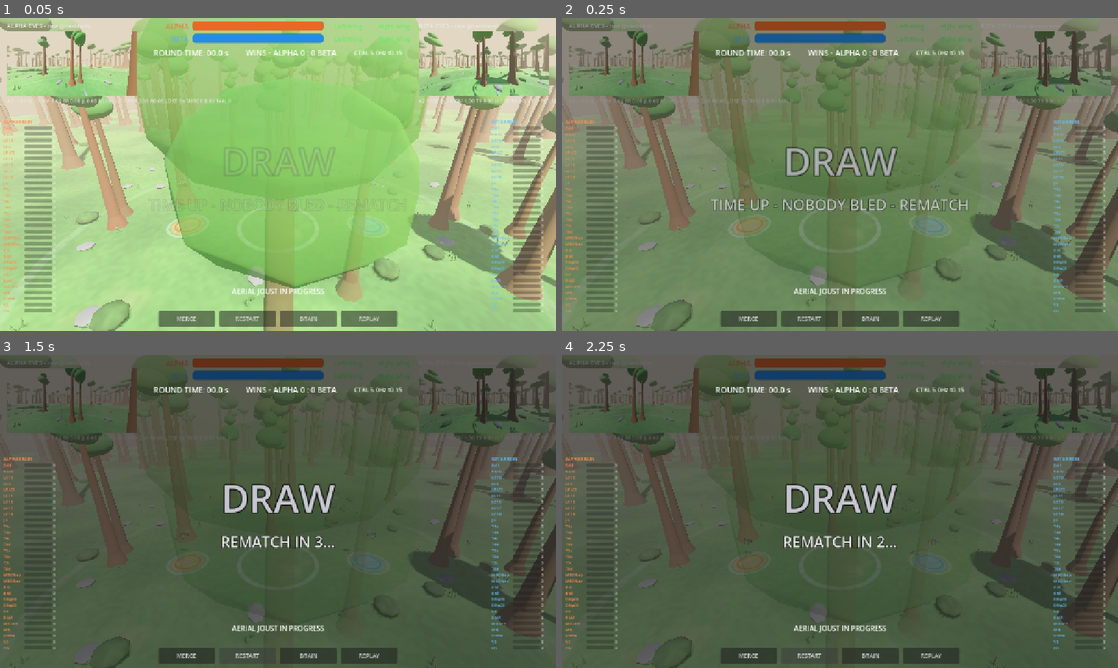
Above: before the commit, frames 1-4 (two rows, left to right).
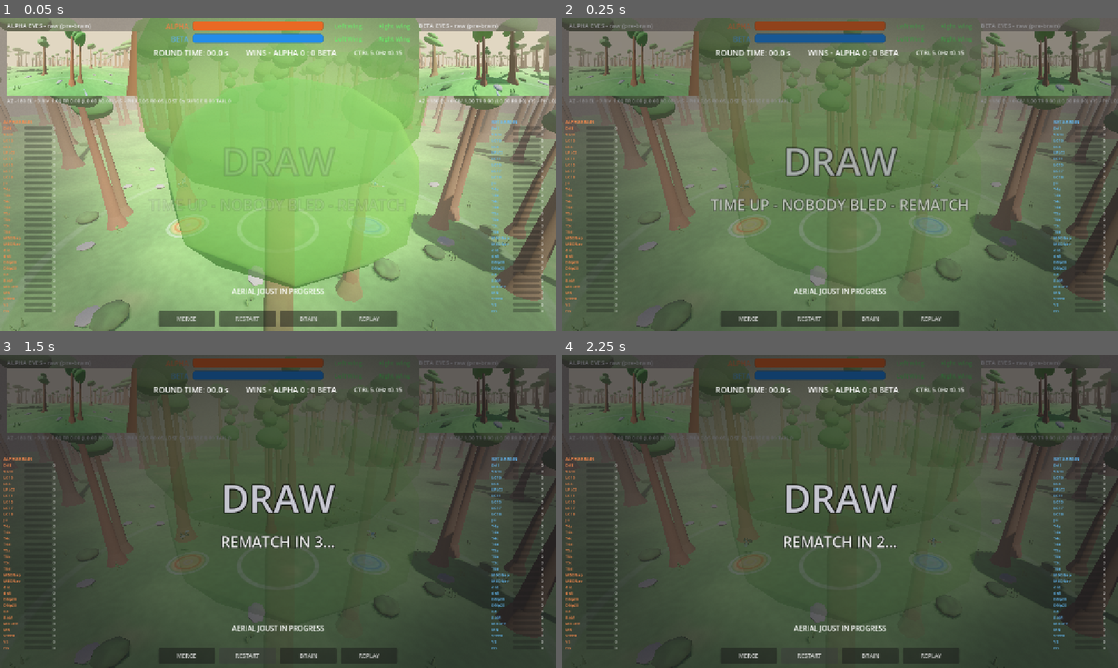
Above: after the commit, the same moments.

Repository: doku/flybrain-arena
Game: Godot game, scene res://scenes/ArenaGlade.tscn
Same seed, same stepped clock (60 frames per second), same inputs: the game is played once before the commit and once after it. This scene is started directly instead of the project's main scene.
Inputs:
- Up to frame 1 (0.05 s): no input
- Up to frame 2 (0.25 s): no input
- Up to frame 3 (1.5 s): click "RESTART" at 0.5 s; click "RESTART" at 1.25 s
- Up to frame 4 (2.25 s): click "RESTART" at 2 s

The runs differ from the first frame. In frame 1, 41% of the frame differs, in the area x 0-100%, y 0-100%; in frame 2, 28%; in frame 3, 13%; in frame 4, 13%.

Commit message:
Phase 5 beauty: brain cloud polish, additive nets, vignette

Diff:
--- a/arena/scripts/ArenaManager.gd
+++ b/arena/scripts/ArenaManager.gd
@@ -348,6 +348,7 @@
 	_build_health_hud()
 	_build_hit_flash()
 	_build_combat_fx()
+	_build_vignette()
 	_build_winner_overlay()
 	_layout_match_hud()
 	_build_brainview()
@@ -2119,6 +2120,22 @@
 			sh = 0.0
 		set(key, sh)
 		mat.set_shader_parameter("shock", sh)
+
+
+func _build_vignette() -> void:
+	# Cinematic frame: layer 0 sits under the HUD CanvasLayer (layer 1)
+	# and above the 3D view, so labels and overlays stay undarkened.
+	var layer := CanvasLayer.new()
+	layer.layer = 0
+	layer.name = "VignetteLayer"
+	add_child(layer)
+	var rect := ColorRect.new()
+	rect.set_anchors_preset(Control.PRESET_FULL_RECT)
+	rect.mouse_filter = Control.MOUSE_FILTER_IGNORE
+	var smat := ShaderMaterial.new()
+	smat.shader = preload("res://scripts/vignette.gdshader")
+	rect.material = smat
+	layer.add_child(rect)
 
 
 func _flash_body(fly: CharacterBody3D, strength: float) -> void:
--- a/arena/scripts/BrainCloud.gd
+++ b/arena/scripts/BrainCloud.gd
@@ -98,6 +98,7 @@
 	mat.shading_mode = BaseMaterial3D.SHADING_MODE_UNSHADED
 	mat.vertex_color_use_as_albedo = true
 	mat.transparency = BaseMaterial3D.TRANSPARENCY_ALPHA
+	mat.blend_mode = BaseMaterial3D.BLEND_MODE_ADD
 	im.surface_begin(Mesh.PRIMITIVE_LINES, mat)
 	for e in edges:
 		var edge: Array = e
--- a/arena/scripts/brain_cloud.gdshader
+++ b/arena/scripts/brain_cloud.gdshader
@@ -8,7 +8,7 @@
 // compile on Forward Mobile).
 
 uniform float decay_rate = 3.0;
-uniform float flash_boost = 2.2;
+uniform float flash_boost = 2.6;
 
 varying float spike_glow;
 varying vec3 pool_rgb;
@@ -20,8 +20,13 @@
 }
 
 void fragment() {
+	// Soft-ball soma: silhouette edges melt instead of clipping.
+	float facing = max(dot(normalize(NORMAL), normalize(VIEW)), 0.0);
+	float soft = mix(0.5, 1.0, pow(facing, 0.7));
+	// Punchier flash curve: full attack, brighter decay tail.
+	float glow = pow(clamp(spike_glow, 0.0, 1.0), 0.6);
 	vec3 base = pool_rgb * 0.45;
-	vec3 hot = vec3(1.0, 0.98, 0.92) * spike_glow * flash_boost;
-	ALBEDO = base + hot;
-	EMISSION = hot;
+	vec3 hot = vec3(1.0, 0.98, 0.92) * glow * flash_boost;
+	ALBEDO = (base + hot) * soft;
+	EMISSION = hot * soft;
 }
--- /dev/null
+++ b/arena/scripts/vignette.gdshader
@@ -0,0 +1,21 @@
+shader_type canvas_item;
+
+// Cinematic vignette: warm-dark corners, dithered against banding.
+// Lives on a layer-0 CanvasLayer (under the HUD, over the 3D view).
+
+uniform vec4 tint : source_color = vec4(0.05, 0.03, 0.08, 1.0);
+uniform float strength : hint_range(0.0, 1.0) = 0.32;
+
+float hash12(vec2 p) {
+	vec3 p3 = fract(vec3(p.xyx) * 0.1031);
+	p3 += dot(p3, p3.yzx + 33.33);
+	return fract((p3.x + p3.y) * p3.z);
+}
+
+void fragment() {
+	vec2 c = UV - vec2(0.5);
+	float d = length(c * vec2(1.25, 1.0)) * 2.0;
+	float v = smoothstep(0.55, 1.25, d) * strength;
+	v += (hash12(UV * 913.7) - 0.5) * 0.02;
+	COLOR = vec4(tint.rgb, clamp(v, 0.0, 1.0));
+}
